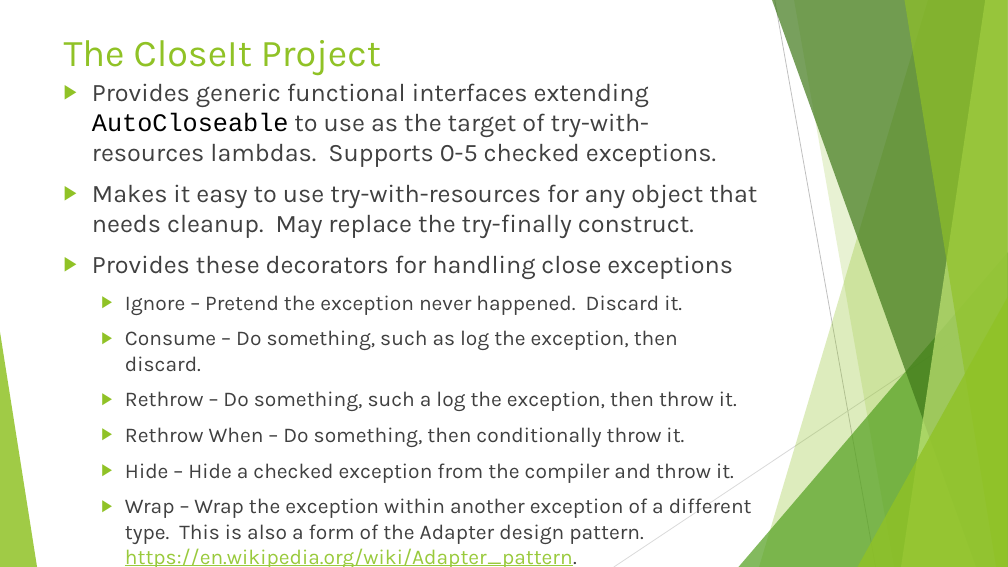
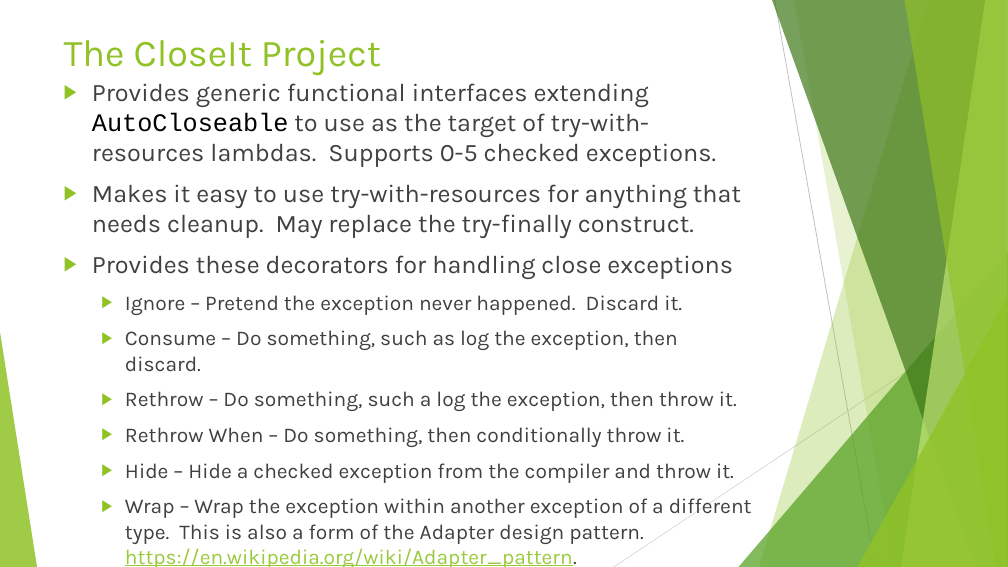
Before and after one commit to RichardRoda/2017-CodePaLOUsa-Lambda, a slide deck: slide 62 of Learning to Love the Lambda in the Stream.pptx (slide 54 before the commit). Drawn at 1008x567 pixels with LibreOffice and Linux fonts; fonts in the diff are those of the drawing. Boxes give left, top, right and bottom in pixels: in the first picture for what was removed or moved away, otherwise in the second. Text is boxed around its words. In the diff, an @@ line names an element or a change of style, - is before the commit and + after.

```diff
--- a/Learning to Love the Lambda in the Stream.pptx
+++ b/Learning to Love the Lambda in the Stream.pptx
@@ text at box(92, 184, 741, 238): text changed @@
-▶ Makes it easy to use try-with-resources for any object that needs cleanup. May replace the try-finally construct.
+▶ Makes it easy to use try-with-resources for anything that needs cleanup. May replace the try-finally construct.
```
Also in this commit, not shown: 11 other slides changed, 8 slides added, 1 other file.
